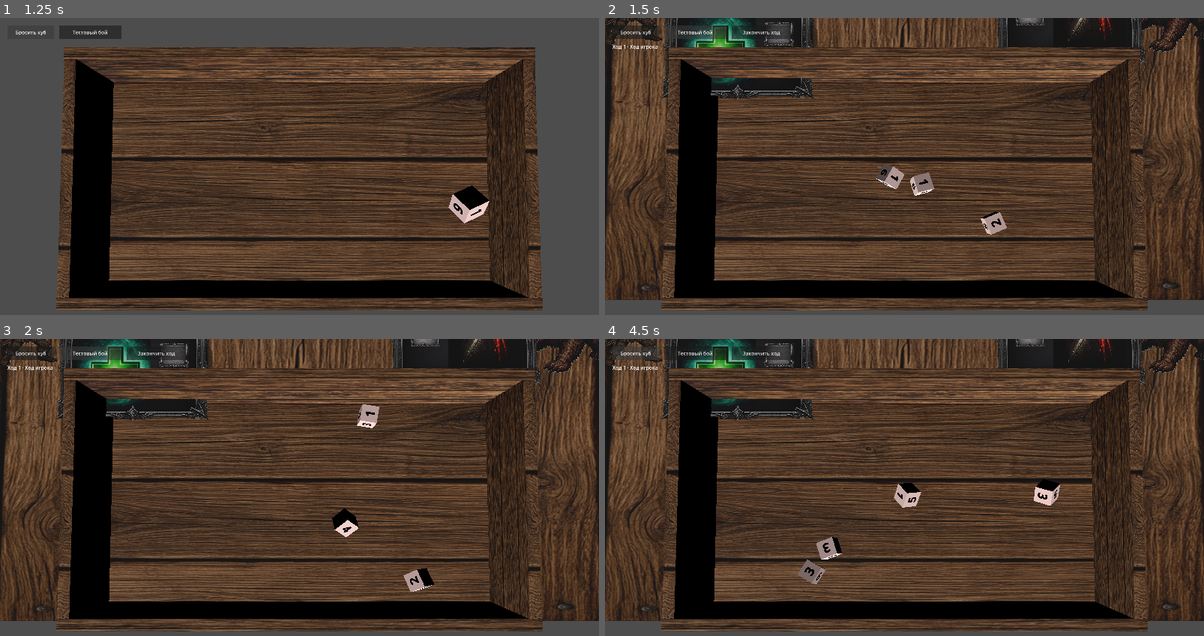
Above: before the commit, frames 1-4 (two rows, left to right).
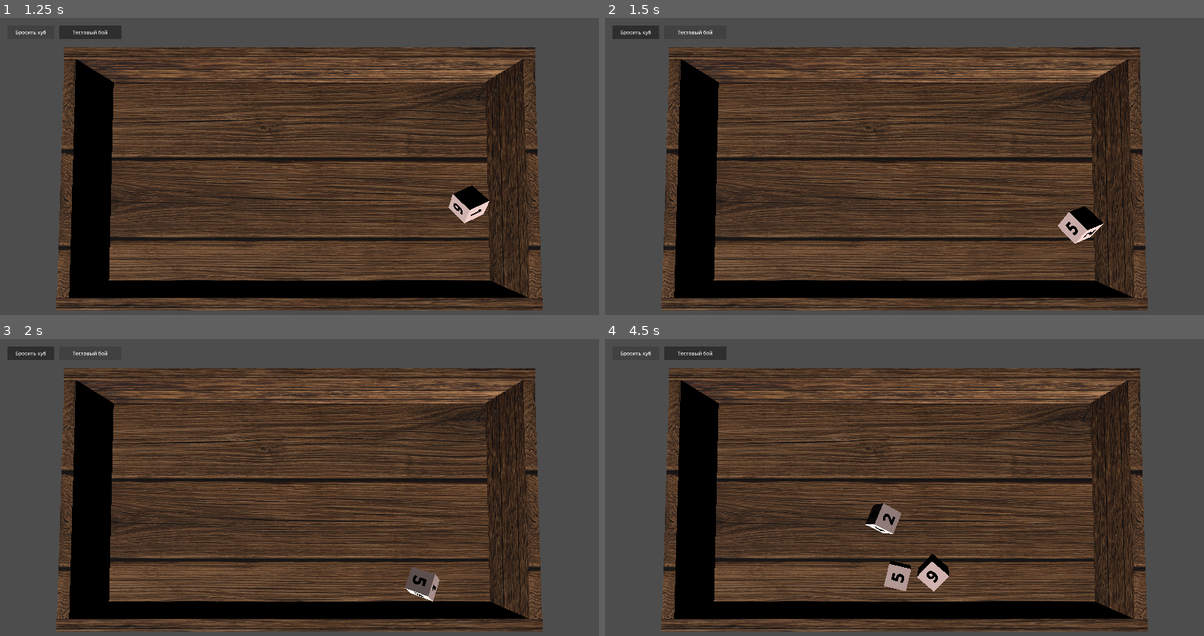
Above: after the commit, the same moments.

Repository: olegbogai-web/dicegame
Game: Godot game, scene res://scenes/board.tscn
The game is run twice, just before and just after one commit, with the same random seed, the same clock (stepped at 60 frames per second) and the same inputs.
Inputs (mouse positions are in pixels of both pictures, inside the frame that each line leads up to):
- Up to frame 1 (1.25 s): click "Бросить куб" at 0.5 s
- Up to frame 2 (1.5 s): click "Тестовый бой" at 1.25 s
- Up to frame 3 (2 s): no input
- Up to frame 4 (4.5 s): click (760, 353) at 2 s, where only the run before the commit has a clickable "Закончить ход"; click "Бросить куб" at 2.75 s; click "Тестовый бой" at 3.5 s; click "Бросить куб" at 4.25 s

Frame 1 is identical in both runs. In frame 2, 28% of the frame differs, in the area x 0-100%, y 0-95%; in frame 3, 28%; in frame 4, 29%.

Commit message:
Revert "Adapt battle runtime to new_battle_table.tscn and restore UI/camera bindings"

Diff:
--- a/scenes/battle_table.gd
+++ b/scenes/battle_table.gd
@@ -24,23 +24,16 @@
 const ACTIVATION_ANIMATION_DURATION := 0.5
 const ACTIVATION_TARGET_LIFT_Y := 0.4
 
-@onready var _camera: Camera3D = get_node_or_null(^"battle_camera") as Camera3D
-@onready var _board: BoardController = get_node_or_null(^"board") as BoardController
-@onready var _battle_floor: MeshInstance3D = get_node_or_null(^"floor") as MeshInstance3D
-@onready var _left_floor: MeshInstance3D = get_node_or_null(^"left_floor") as MeshInstance3D
-@onready var _right_floor: MeshInstance3D = get_node_or_null(^"right_floor") as MeshInstance3D
-@onready var _player_sprite: MeshInstance3D = get_node_or_null(^"player_sprite") as MeshInstance3D
-@onready var _monster_sprite_template: MeshInstance3D = get_node_or_null(^"monster_sprite") as MeshInstance3D
-@onready var _player_ability_template: MeshInstance3D = _resolve_mesh_node([
-	^"ability_frame",
-	^"ability_frame2",
-])
-@onready var _monster_ability_template: MeshInstance3D = _resolve_mesh_node([
-	^"ability_frame3",
-	^"ability_frame2",
-])
-@onready var _end_turn_button: Button = get_node_or_null(^"UI/EndTurnButton") as Button
-@onready var _turn_status_label: Label = get_node_or_null(^"UI/TurnStatusLabel") as Label
+@onready var _camera: Camera3D = $Camera3D
+@onready var _board: BoardController = $board
+@onready var _left_floor: MeshInstance3D = $left_floor
+@onready var _right_floor: MeshInstance3D = $right_floor
+@onready var _player_sprite: MeshInstance3D = $player_sprite
+@onready var _monster_sprite_template: MeshInstance3D = $monster_sprite
+@onready var _player_ability_template: MeshInstance3D = $ability_frame
+@onready var _monster_ability_template: MeshInstance3D = $ability_frame2
+@onready var _end_turn_button: Button = $UI/EndTurnButton
+@onready var _turn_status_label: Label = $UI/TurnStatusLabel
 
 var battle_room_data: BattleRoom
 var _generated_monster_sprites: Array[Node] = []
@@ -125,16 +118,8 @@
 
 
 func _apply_floor_textures() -> void:
-	if _left_floor != null or _right_floor != null:
-		_apply_texture_to_mesh(_left_floor, battle_room_data.left_floor_texture)
-		_apply_texture_to_mesh(_right_floor, battle_room_data.right_floor_texture)
-		return
-	if _battle_floor == null:
-		return
-	var resolved_texture := battle_room_data.right_floor_texture
-	if resolved_texture == null:
-		resolved_texture = battle_room_data.left_floor_texture
-	_apply_texture_to_mesh(_battle_floor, resolved_texture)
+	_apply_texture_to_mesh(_left_floor, battle_room_data.left_floor_texture)
+	_apply_texture_to_mesh(_right_floor, battle_room_data.right_floor_texture)
 
 
 func _apply_player_sprite() -> void:
@@ -771,8 +756,7 @@
 					return {
 						"kind": &"all_monsters",
 					}
-			var enemy_floor := _right_floor if _right_floor != null else _battle_floor
-			if _screen_point_hits_mesh(enemy_floor, screen_point):
+			if _screen_point_hits_mesh(_right_floor, screen_point):
 				return {
 					"kind": &"all_monsters",
 				}
@@ -1050,8 +1034,6 @@
 
 
 func _project_mouse_to_horizontal_plane(plane_y: float) -> Vector3:
-	if _camera == null:
-		return Vector3.ZERO
 	var mouse_position := get_viewport().get_mouse_position()
 	var ray_origin := _camera.project_ray_origin(mouse_position)
 	var ray_direction := _camera.project_ray_normal(mouse_position)
@@ -1076,8 +1058,6 @@
 
 
 func _project_mesh_screen_rect(mesh_instance: MeshInstance3D) -> Rect2:
-	if _camera == null or mesh_instance == null or mesh_instance.mesh == null:
-		return Rect2()
 	var aabb := mesh_instance.mesh.get_aabb()
 	var corners := [
 		Vector3(aabb.position.x, aabb.position.y, aabb.position.z),
@@ -1098,11 +1078,3 @@
 		max_point.x = maxf(max_point.x, projected.x)
 		max_point.y = maxf(max_point.y, projected.y)
 	return Rect2(min_point, max_point - min_point)
-
-
-func _resolve_mesh_node(paths: Array[NodePath]) -> MeshInstance3D:
-	for path in paths:
-		var node := get_node_or_null(path)
-		if node is MeshInstance3D:
-			return node as MeshInstance3D
-	return null
--- a/scenes/new_battle_table.tscn
+++ b/scenes/new_battle_table.tscn
@@ -1,7 +1,6 @@
 [gd_scene format=3 uid="uid://bmhmm75b4swd3"]
 
 [ext_resource type="PackedScene" uid="uid://0ssqyi084mdh" path="res://scenes/board.tscn" id="1_47dlb"]
-[ext_resource type="Script" path="res://scenes/battle_table.gd" id="2_runtime"]
 [ext_resource type="Texture2D" uid="uid://dxoj7vm840xgf" path="res://assets/material/dangeon_floor_2.png" id="3_5yklm"]
 [ext_resource type="Texture2D" uid="uid://b6ojmoowtta8k" path="res://assets/ui/base_frame_mid_v2.png" id="4_euvx7"]
 [ext_resource type="Texture2D" uid="uid://bjpqv8q13kqq7" path="res://assets/ui/base_frame_mid.png" id="5_ovkts"]
@@ -69,8 +68,7 @@
 
 [sub_resource type="PlaneMesh" id="PlaneMesh_v2h1w"]
 
-[node name="battle_table" type="Node3D" unique_id=2051974326]
-script = ExtResource("2_runtime")
+[node name="Node3D" type="Node3D" unique_id=2051974326]
 
 [node name="board" parent="." unique_id=1670483730 instance=ExtResource("1_47dlb")]
 transform = Transform3D(1.3, 0, 0, 0, 1.3, 0, 0, 0, 1.3, 0, 0.11484551, 4.2813234)
@@ -188,19 +186,3 @@
 transform = Transform3D(-3.156934e-08, 0, -0.48148146, 0, 0.7222223, 0, 0.7222223, 0, -2.1046223e-08, -0.25925922, 0.0055555403, 0)
 material_override = SubResource("StandardMaterial3D_y5gjq")
 mesh = SubResource("PlaneMesh_v2h1w")
-
-[node name="UI" type="CanvasLayer" parent="." unique_id=151234001]
-
-[node name="EndTurnButton" type="Button" parent="UI" unique_id=151234002]
-offset_left = 406.0
-offset_top = 24.0
-offset_right = 596.0
-offset_bottom = 68.0
-text = "Закончить ход"
-
-[node name="TurnStatusLabel" type="Label" parent="UI" unique_id=151234003]
-offset_left = 24.0
-offset_top = 80.0
-offset_right = 420.0
-offset_bottom = 116.0
-text = "Ожидание боя"
--- a/ui/scripts/board_controller.gd
+++ b/ui/scripts/board_controller.gd
@@ -7,7 +7,7 @@
 @export_category("Board References")
 @export var floor_path: NodePath = ^"floor"
 @export var default_dice_scene: PackedScene
-@export_file("*.tscn") var test_battle_scene_path := "res://scenes/new_battle_table.tscn"
+@export_file("*.tscn") var test_battle_scene_path := "res://scenes/battle_table.tscn"
 
 @export_category("Spawn Bounds")
 @export var spawn_bounds_margin: Vector2 = Vector2(0.15, 0.15)
